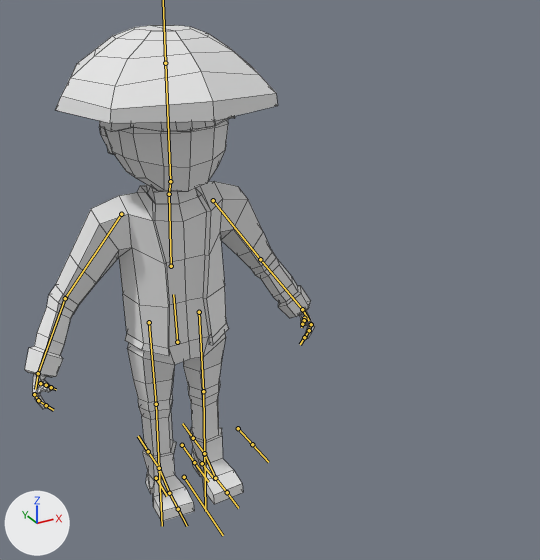
A saved change to the FBX model Map/Assets/Models/Yamato_civil/yamato_civil.fbx.
The view is the same before and after, from a camera (50 mm lens) standing at (-7.63, -19.89, 16.93) and looking at (2.57, -1.36, 7.66). The lights are fixed; the arrows at lower left show +X, +Y and +Z. The bones that bend it are drawn over the model as lines. Mesh edges are drawn as thin lines.

The first picture shows 'Yamato'.
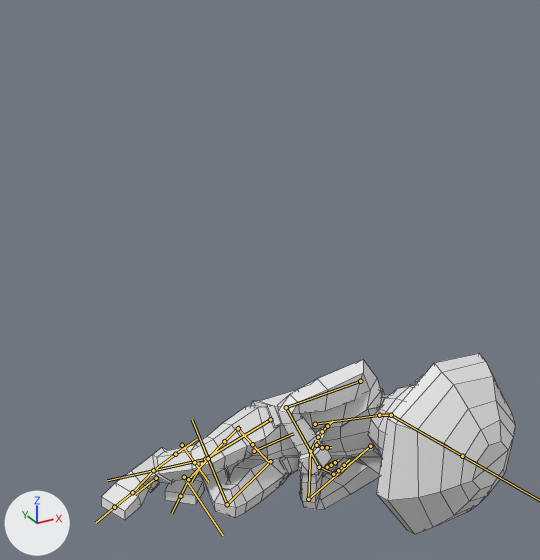
The newer file adds an action. The first version stands in its rest pose; the second is drawn at frame 17 of the action 'Armature|Dead.001'.

What differs and where, as boxes [x1, y1, x2, y2] in the pictures (540 x 560 px):
'Yamato', posed (43% wider, 63% shorter)
    before: [25, 25, 315, 521]
    after: [101, 354, 515, 535]
bone 'abdomen', root to tip
    before: (177, 342) to (173, 294)
    after: (254, 451) to (293, 433)
bone 'pecho', root to tip
    before: (171, 266) to (169, 193)
    after: (315, 424) to (380, 415)
bone 'cabeza', root to tip
    before: (170, 181) to (165, 63)
    after: (391, 415) to (462, 456)
bone 'brazo_L', root to tip
    before: (213, 200) to (260, 259)
    after: (370, 446) to (308, 499)
bone 'antebrazo_L', root to tip
    before: (260, 259) to (302, 309)
    after: (308, 499) to (310, 451)
bone 'mano_L', root to tip
    before: (302, 309) to (309, 320)
    after: (310, 451) to (316, 440)
bone 'brazo_R', root to tip
    before: (121, 214) to (65, 298)
    after: (360, 381) to (286, 407)
bone 'antebrazo_R', root to tip
    before: (65, 298) to (38, 373)
    after: (286, 407) to (319, 467)
bone 'mano_R', root to tip
    before: (38, 373) to (35, 389)
    after: (319, 467) to (330, 472)
bone 'femur_L', root to tip
    before: (199, 312) to (203, 391)
    after: (270, 461) to (227, 504)
bone 'tibia_L', root to tip
    before: (203, 391) to (204, 454)
    after: (227, 504) to (208, 458)
bone 'femur_R', root to tip
    before: (149, 322) to (156, 404)
    after: (270, 419) to (205, 459)
bone 'tibia_R', root to tip
    before: (156, 404) to (159, 468)
    after: (205, 459) to (153, 470)
bone 'pie_L_control', root to tip
    before: (202, 463) to (215, 480)
    after: (202, 463) to (191, 482)
bone 'pie_L', root to tip
    before: (204, 454) to (215, 478)
    after: (208, 458) to (188, 479)
bone 'dedos_pie_L', root to tip
    before: (215, 478) to (227, 492)
    after: (188, 479) to (180, 496)
bone 'pie_R_control', root to tip
    before: (156, 478) to (167, 496)
    after: (156, 478) to (135, 494)
bone 'pie_R', root to tip
    before: (159, 468) to (169, 493)
    after: (153, 470) to (132, 492)
bone 'dedos_pie_R', root to tip
    before: (169, 493) to (178, 509)
    after: (132, 492) to (114, 507)

The change, as a list of edits to the scene's bpy script:
```text
Change bone_abdomen:
    where bone_abdomen = bpy.data.objects['Armature'].pose.bones['abdomen']  # child of 'root'
    bone_abdomen.location: (0.0, 0.0, 0.0) -> (-0.36, -4.18, 2.28)
    bone_abdomen.rotation_quaternion: (1.0, 0.0, 0.0, 0.0) -> (0.706, 0.627, 0.031, -0.327)  # degrees (0, 0, 0) -> degrees (76, 27, -28)
Change bone_pecho:
    where bone_pecho = bpy.data.objects['Armature'].pose.bones['pecho']  # child of 'abdomen'
    bone_pecho.rotation_quaternion: (1.0, 0.0, 0.0, 0.0) -> (0.954, -0.263, 0.018, -0.144)  # degrees (0, 0, 0) -> degrees (-30, -2, -17)
Change bone_cabeza:
    where bone_cabeza = bpy.data.objects['Armature'].pose.bones['cabeza']  # child of 'cuello'
    bone_cabeza.rotation_quaternion: (1.0, 0.0, 0.0, 0.0) -> (0.893, -0.444, -0.004, 0.077)  # degrees (0, 0, 0) -> degrees (-53, 3, 8)
Change bone_brazo_l:
    where bone_brazo_l = bpy.data.objects['Armature'].pose.bones['brazo_L']  # child of 'pecho'
    bone_brazo_l.rotation_quaternion: (1.0, 0.0, 0.0, 0.0) -> (0.911, -0.287, -0.139, -0.263)  # degrees (0, 0, 0) -> degrees (-29, -24, -26)
Change bone_antebrazo_l:
    where bone_antebrazo_l = bpy.data.objects['Armature'].pose.bones['antebrazo_L']  # child of 'brazo_L'
    bone_antebrazo_l.rotation_quaternion: (1.0, 0.0, 0.0, 0.0) -> (0.644, -0.667, -0.115, -0.357)  # degrees (0, 0, 0) -> degrees (-84, -39, -23)
Change bone_mano_l:
    where bone_mano_l = bpy.data.objects['Armature'].pose.bones['mano_L']  # child of 'antebrazo_L'
    bone_mano_l.rotation_quaternion: (1.0, 0.0, 0.0, 0.0) -> (0.987, -0.012, -0.031, -0.155)  # degrees (0, 0, 0) -> degrees (-1, -4, -18)
Change bone_brazo_r:
    where bone_brazo_r = bpy.data.objects['Armature'].pose.bones['brazo_R']  # child of 'pecho'
    bone_brazo_r.rotation_quaternion: (1.0, 0.0, 0.0, 0.0) -> (0.924, -0.282, 0.116, 0.231)  # degrees (0, 0, 0) -> degrees (-30, 20, 23)
Change bone_antebrazo_r:
    where bone_antebrazo_r = bpy.data.objects['Armature'].pose.bones['antebrazo_R']  # child of 'brazo_R'
    bone_antebrazo_r.rotation_quaternion: (1.0, 0.0, 0.0, 0.0) -> (0.673, -0.575, 0.218, 0.411)  # degrees (0, 0, 0) -> degrees (-68, 50, 28)
Change bone_mano_r:
    where bone_mano_r = bpy.data.objects['Armature'].pose.bones['mano_R']  # child of 'antebrazo_R'
    bone_mano_r.rotation_quaternion: (1.0, 0.0, 0.0, 0.0) -> (0.971, -0.149, 0.106, 0.157)  # degrees (0, 0, 0) -> degrees (-15, 15, 16)
Change bone_femur_l:
    where bone_femur_l = bpy.data.objects['Armature'].pose.bones['femur_L']  # child of 'abdomen'
    bone_femur_l.rotation_quaternion: (1.0, 0.0, 0.0, 0.0) -> (0.895, 0.215, 0.388, 0.049)  # degrees (0, 0, 0) -> degrees (35, 42, 20)
Change bone_tibia_l:
    where bone_tibia_l = bpy.data.objects['Armature'].pose.bones['tibia_L']  # child of 'femur_L'
    bone_tibia_l.rotation_quaternion: (1.0, 0.0, 0.0, 0.0) -> (0.417, 0.597, 0.019, 0.685)  # degrees (0, 0, 0) -> degrees (61, -53, 84)
Change bone_femur_r:
    where bone_femur_r = bpy.data.objects['Armature'].pose.bones['femur_R']  # child of 'abdomen'
    bone_femur_r.rotation_quaternion: (1.0, 0.0, 0.0, 0.0) -> (0.916, 0.066, 0.393, 0.043)  # degrees (0, 0, 0) -> degrees (13, 46, 11)
Change bone_tibia_r:
    where bone_tibia_r = bpy.data.objects['Armature'].pose.bones['tibia_R']  # child of 'femur_R'
    bone_tibia_r.rotation_quaternion: (1.0, 0.0, 0.0, 0.0) -> (0.797, 0.572, 0.021, 0.192)  # degrees (0, 0, 0) -> degrees (69, -11, 20)
Change bone_pie_l_control:
    where bone_pie_l_control = bpy.data.objects['Armature'].pose.bones['pie_L_control']  # child of 'root'
    bone_pie_l_control.rotation_quaternion: (1.0, 0.0, 0.0, 0.0) -> (0.923, 0.0, 0.001, -0.385)  # degrees (0, 0, 0) -> degrees (0, 0, -45)
Change bone_pie_l:
    where bone_pie_l = bpy.data.objects['Armature'].pose.bones['pie_L']  # child of 'pie_L_control'
    bone_pie_l.location: (0.0, 0.0, 0.0) -> (-0.43, 0.1, 0.03)
    bone_pie_l.rotation_quaternion: (1.0, 0.0, 0.0, 0.0) -> (0.974, -0.015, 0.0, -0.227)  # degrees (0, 0, 0) -> degrees (-2, 0, -26)
Change bone_dedos_pie_l:
    where bone_dedos_pie_l = bpy.data.objects['Armature'].pose.bones['dedos_pie_L']  # child of 'pie_L'
    bone_dedos_pie_l.rotation_quaternion: (1.0, 0.0, 0.0, 0.0) -> (0.974, 0.018, 0.089, 0.208)  # degrees (0, 0, 0) -> degrees (4, 10, 24)
Change bone_pie_r_control:
    where bone_pie_r_control = bpy.data.objects['Armature'].pose.bones['pie_R_control']  # child of 'root'
    bone_pie_r_control.rotation_quaternion: (1.0, 0.0, 0.0, 0.0) -> (0.857, 0.0, 0.002, -0.515)  # degrees (0, 0, 0) -> degrees (0, 0, -62)
Change bone_pie_r:
    where bone_pie_r = bpy.data.objects['Armature'].pose.bones['pie_R']  # child of 'pie_R_control'
    bone_pie_r.location: (0.0, 0.0, 0.0) -> (-0.24, 0.03, 0.06)
    bone_pie_r.rotation_quaternion: (1.0, 0.0, 0.0, 0.0) -> (0.992, -0.031, 0.0, -0.126)  # degrees (0, 0, 0) -> degrees (-4, 0, -14)
Change bone_dedos_pie_r:
    where bone_dedos_pie_r = bpy.data.objects['Armature'].pose.bones['dedos_pie_R']  # child of 'pie_R'
    bone_dedos_pie_r.rotation_quaternion: (1.0, 0.0, 0.0, 0.0) -> (0.992, 0.029, 0.051, 0.116)  # degrees (0, 0, 0) -> degrees (4, 5, 13)
```
